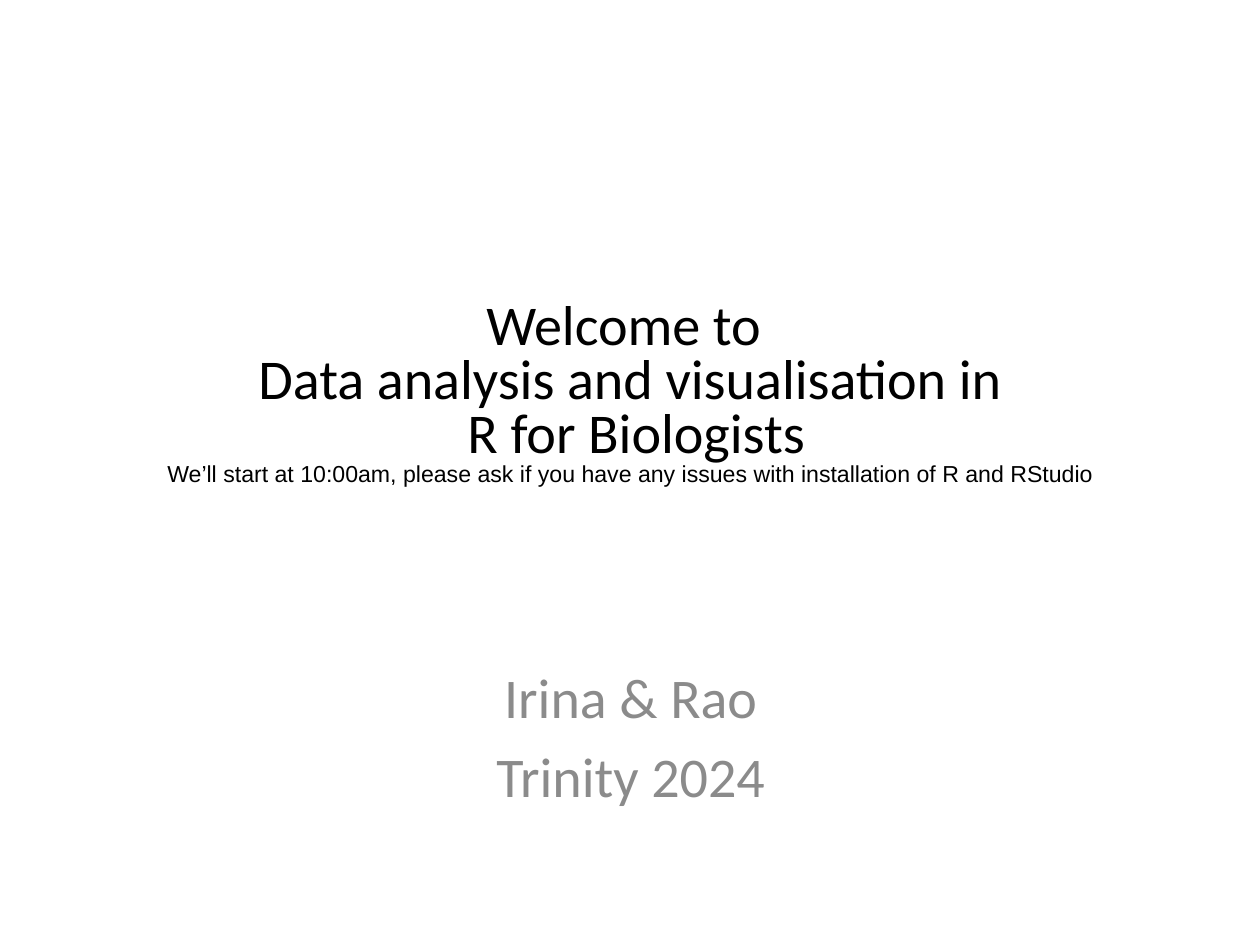
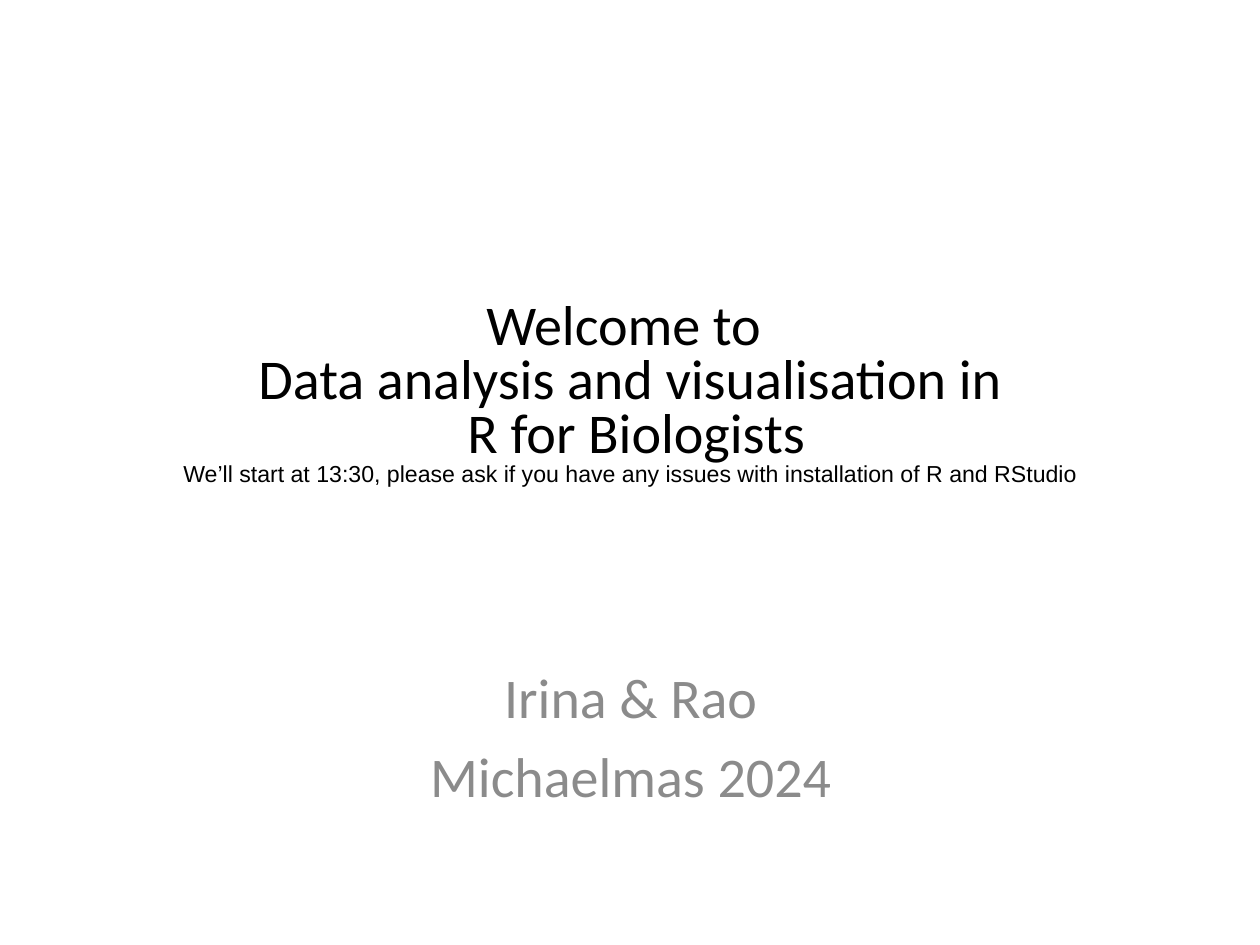
Before and after one commit to sraorao/data_analysis_visualisation_R_MT2024, a slide deck: slide 1 of powerpoint files/Session2.pptx. Drawn at 1260x945 pixels with LibreOffice and Linux fonts; fonts in the diff are those of the drawing. Boxes give left, top, right and bottom in pixels: in the first picture for what was removed or moved away, otherwise in the second. Text is boxed around its words. In the diff, an @@ line names an element or a change of style, - is before the commit and + after.

```diff
--- a/powerpoint files/Session2.pptx
+++ b/powerpoint files/Session2.pptx
@@ text at [183,360,1076,487]: text changed @@
-Data analysis and visualisation in
-R for Biologists
-We’ll start at 10:00am, please ask if you have any issues with installation of R and RStudio
+Data analysis and visualisation in
+R for Biologists
+We’ll start at 13:30, please ask if you have any issues with installation of R and RStudio
@@ text at [430,758,832,798]: text changed @@
-Trinity 2024
+Michaelmas 2024
```
Also in this commit, not shown: 1 other slide changed, 9 other files.
